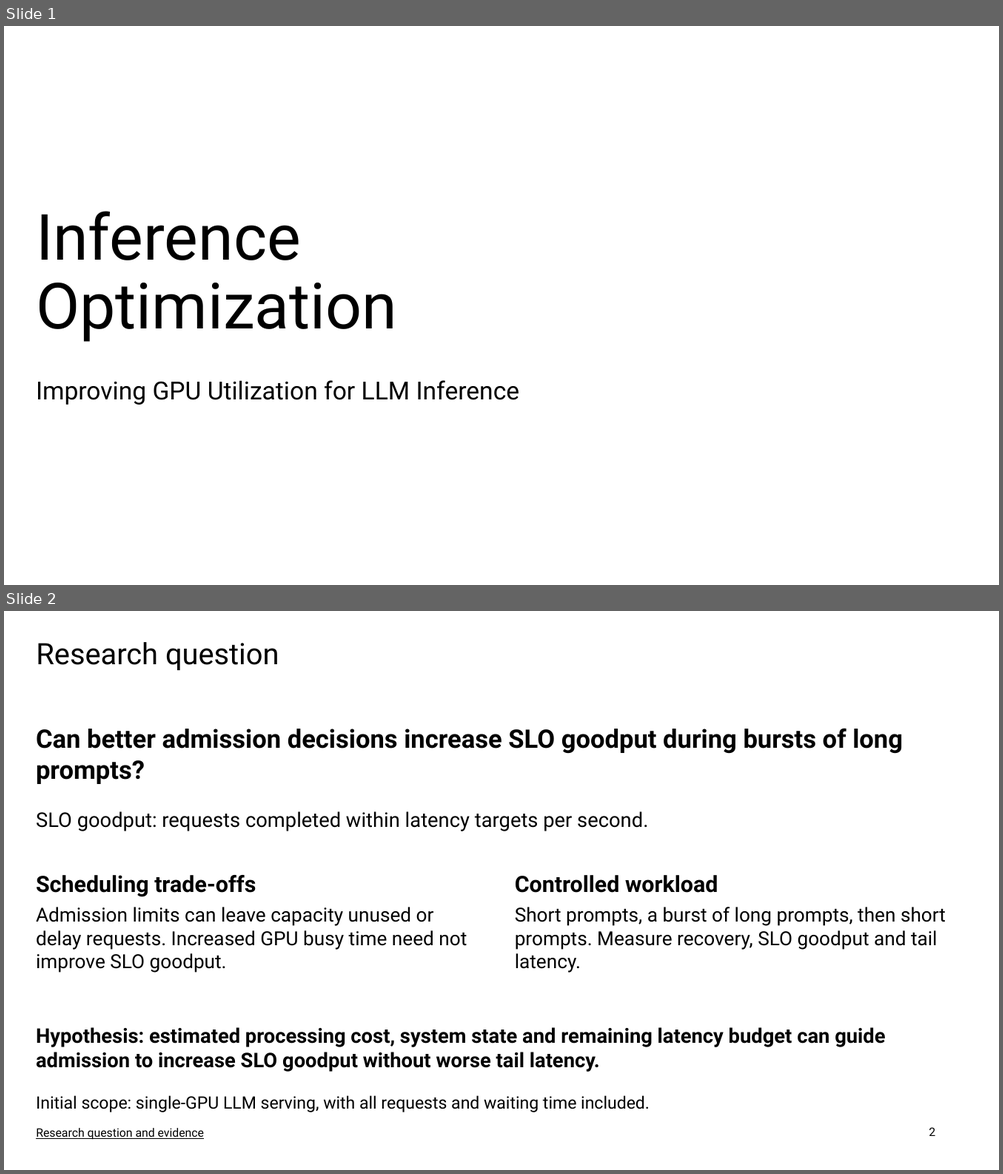
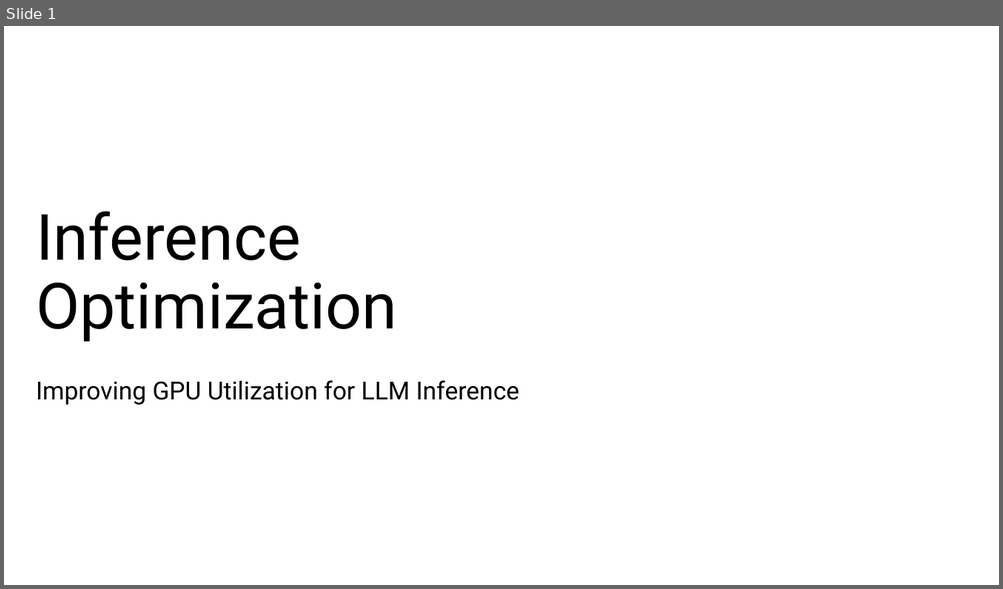
Before and after one commit to nileshsarkar-ai/Inference-Optimization, a slide deck: Inference_Optimization_Final.pptx. Shown one above the other, each under a label of ours: slides 1 and 2 before the commit, slide 1 after it. The pictures are 1003x1174 and 1003x589 pixels, drawn with LibreOffice and Linux fonts; fonts in the diff are those of the drawing. Boxes give left, top, right and bottom in pixels: in the first picture for what was removed or moved away, otherwise in the second. Text is boxed around its words. In the diff, an @@ line names an element or a change of style, - is before the commit and + after.

Commit message:
Connect Tensormux evidence to GPU utilization research extension

```diff
--- a/Inference_Optimization_Final.pptx
+++ b/Inference_Optimization_Final.pptx
@@ slide 2 removed at box(4, 611, 999, 1170), background #FFFFFF @@
@@ title removed at box(36, 642, 279, 670) @@
-Research question
@@ text removed at box(36, 728, 902, 784) @@
-Can better admission decisions increase SLO goodput during bursts of long prompts?
@@ text removed at box(36, 812, 648, 832) @@
-SLO goodput: requests completed within latency targets per second.
@@ text removed at box(36, 875, 256, 897) @@
-Scheduling trade-offs
@@ text removed at box(515, 875, 717, 893) @@
-Controlled workload
@@ text removed at box(36, 907, 466, 973) @@
-Admission limits can leave capacity unused or delay requests. Increased GPU busy time need not improve SLO goodput.
@@ text removed at box(515, 907, 945, 973) @@
-Short prompts, a burst of long prompts, then short prompts. Measure recovery, SLO goodput and tail latency.
@@ text removed at box(36, 1028, 885, 1072) @@
-Hypothesis: estimated processing cost, system state and remaining latency budget can guide admission to increase SLO goodput without worse tail latency.
@@ text removed at box(36, 1096, 649, 1113) @@
-Initial scope: single-GPU LLM serving, with all requests and waiting time included.
@@ text removed at box(36, 1128, 204, 1140) @@
-Research question and evidence
@@ page number removed at box(928, 1128, 935, 1136) @@
-2
```
Also in this commit, not shown: 6 slides added, 1 other slide removed, 13 other files.
